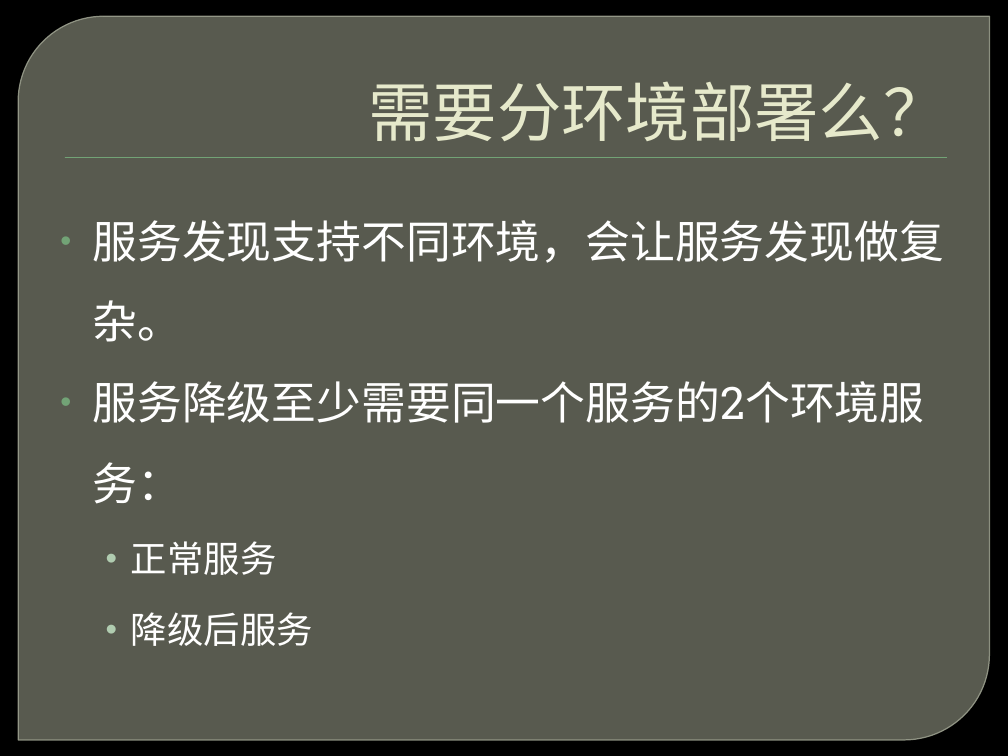
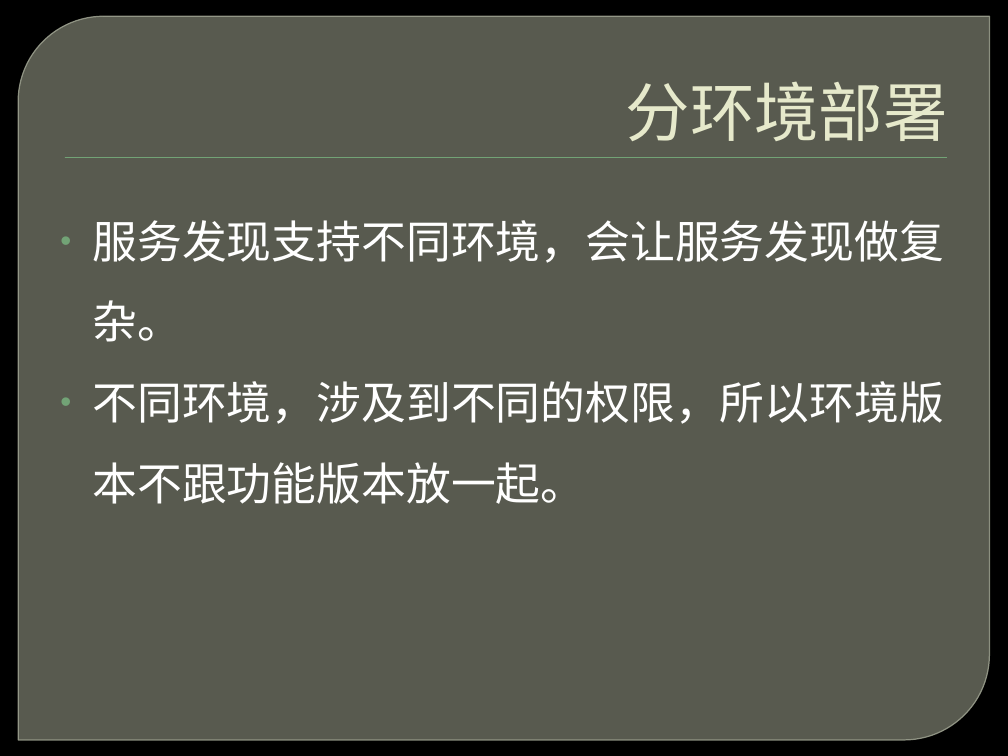
Before and after one commit to ghj1976/lecture, a slide deck: slide 8 of SOA服务发现/服务发现.pptx (slide 7 before the commit). Drawn at 1008x756 pixels with LibreOffice and Linux fonts; fonts in the diff are those of the drawing; background and template pictures are left out. Boxes give left, top, right and bottom in pixels: in the first picture for what was removed or moved away, otherwise in the second. Text is boxed around its words. In the diff, an @@ line names an element or a change of style, - is before the commit and + after.

```diff
--- a/SOA服务发现/服务发现.pptx
+++ b/SOA服务发现/服务发现.pptx
@@ title at box(626, 81, 948, 141): text changed @@
-需要分环境部署么？
+分环境部署
@@ text at box(93, 381, 945, 504): text changed @@
-• 服务降级至少需要同一个服务的2个环境服务：
-  • 正常服务
-  • 降级后服务
+• 不同环境，涉及到不同的权限，所以环境版本不跟功能版本放一起。
```
Also in this commit, not shown: 6 other slides changed, 6 slides added, 1 slide removed, 6 other files.
